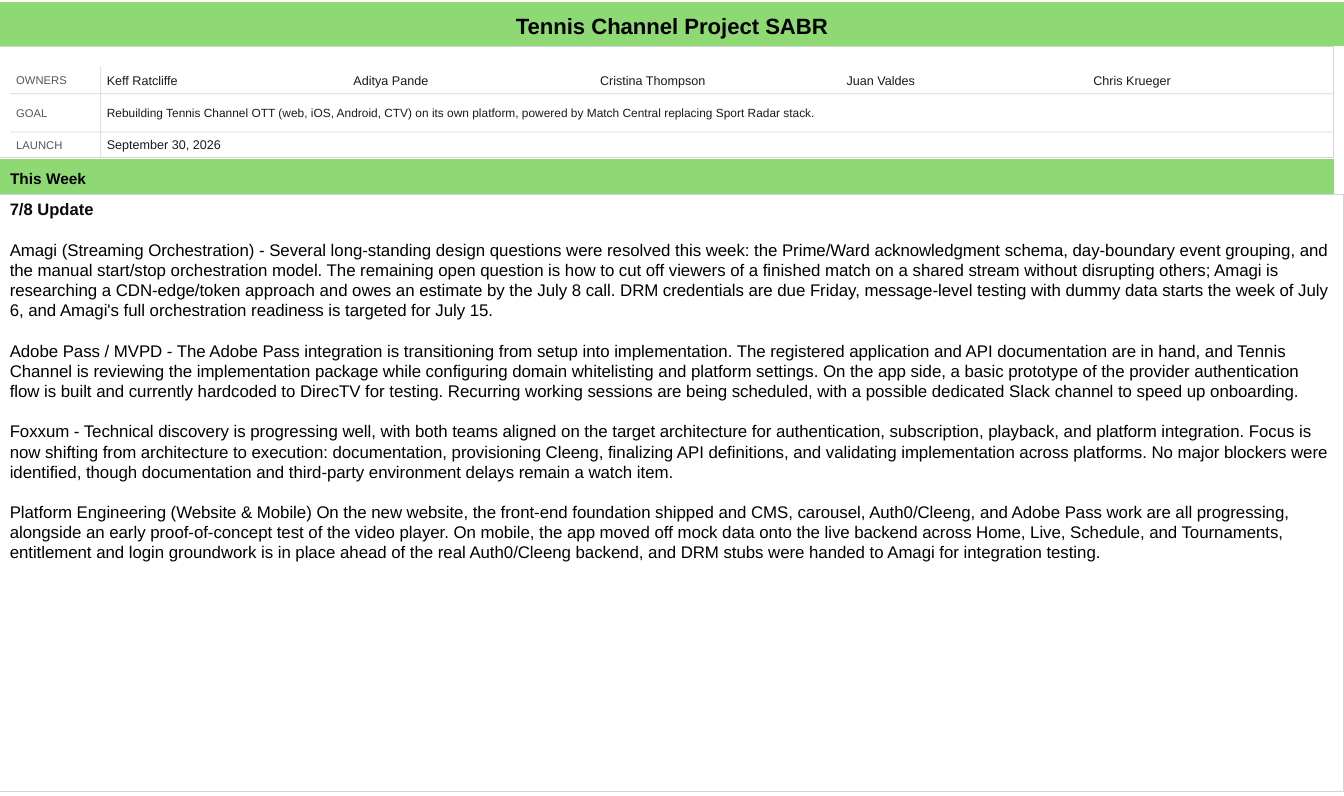
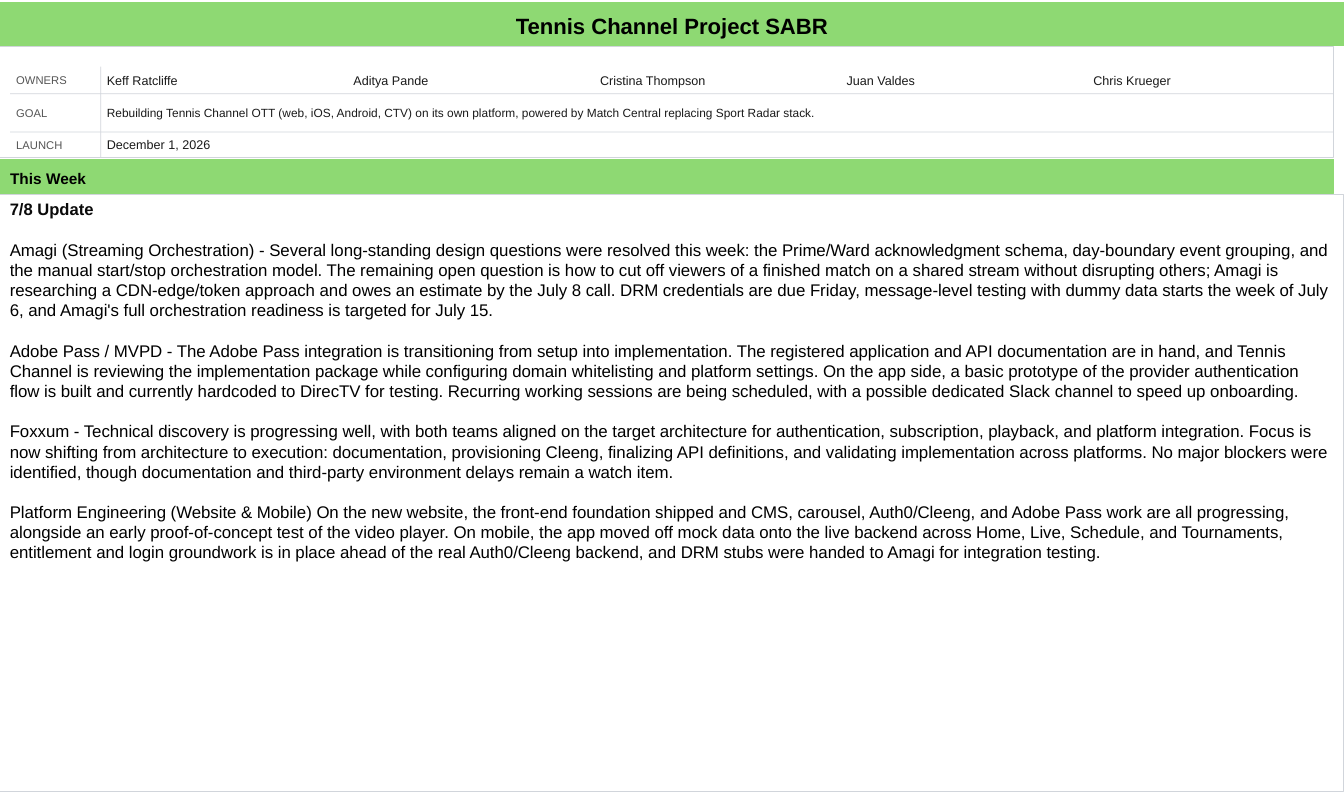
Before and after one commit to jfvtennis/sabr-reporting, a slide deck: slide 1 of SABR_CPR_Component_Status.pptx. Drawn at 1344x796 pixels with LibreOffice and Linux fonts; fonts in the diff are those of the drawing. Boxes give left, top, right and bottom in pixels: in the first picture for what was removed or moved away, otherwise in the second. Text is boxed around its words. In the diff, an @@ line names an element or a change of style, - is before the commit and + after.

```diff
--- a/SABR_CPR_Component_Status.pptx
+++ b/SABR_CPR_Component_Status.pptx
@@ text at bbox=[107, 140, 210, 151]: text changed @@
-September 30, 2026
+December 1, 2026
```
Also in this commit, not shown: 1 other slide changed, 10 other files.
